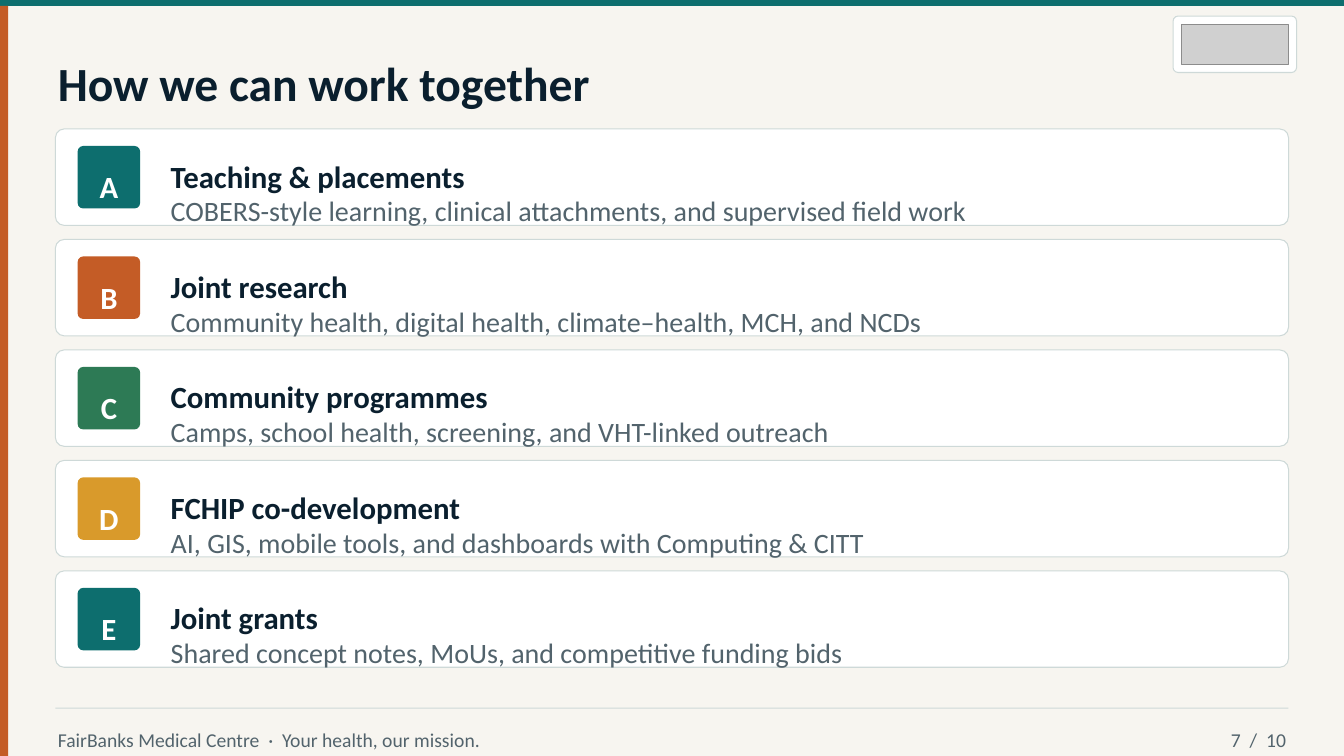
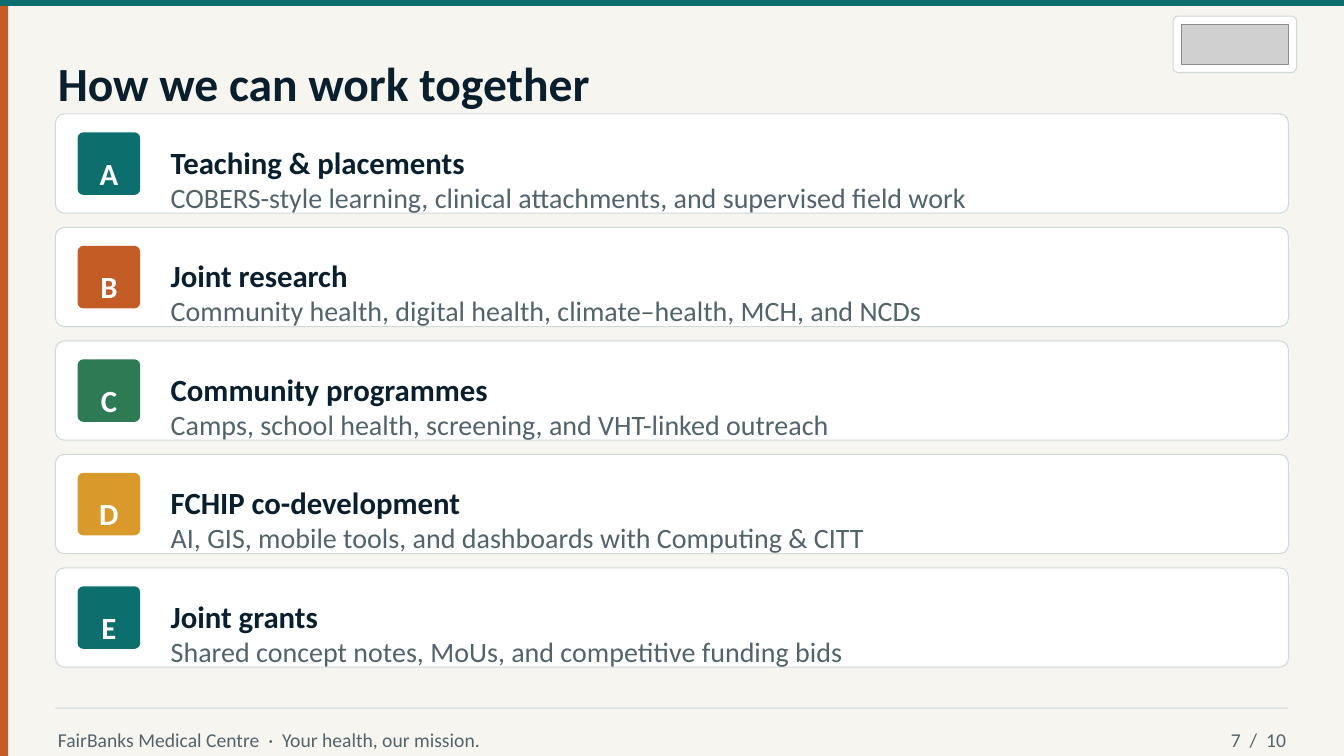
Before and after one commit to WASSWA2624/fairbanks, a slide deck: slide 7 of pitch-presentations/documents/must_ppt.pptx. Drawn at 1344x756 pixels with LibreOffice and Linux fonts; fonts in the diff are those of the drawing; grey boxes stand for pictures. Boxes give left, top, right and bottom in pixels: in the first picture for what was removed or moved away, otherwise in the second. Text is boxed around its words. In the diff, an @@ line names an element or a change of style, - is before the commit and + after.

Commit message:
Refine PowerPoint presentation generation script for MUST partnership pitch. Adjusted header dimensions and improved text formatting for kicker and title handling. Enhanced layout for better readability and visual appeal in the generated slides.

```diff
--- a/pitch-presentations/documents/must_ppt.pptx
+++ b/pitch-presentations/documents/must_ppt.pptx
@@ 3 texts, 2 rounded rectangles moved together from (x1=55, y1=129, x2=1289, y2=226) to (x1=55, y1=114, x2=1289, y2=214) @@
@@ 6 texts, 4 rounded rectangles moved together from (x1=55, y1=240, x2=1289, y2=447) to (x1=55, y1=228, x2=1289, y2=441) @@
@@ 3 texts, 2 rounded rectangles moved together from (x1=55, y1=461, x2=1289, y2=558) to (x1=55, y1=455, x2=1289, y2=555) @@
```
Also in this commit, not shown: 7 other slides changed, 1 other file.
